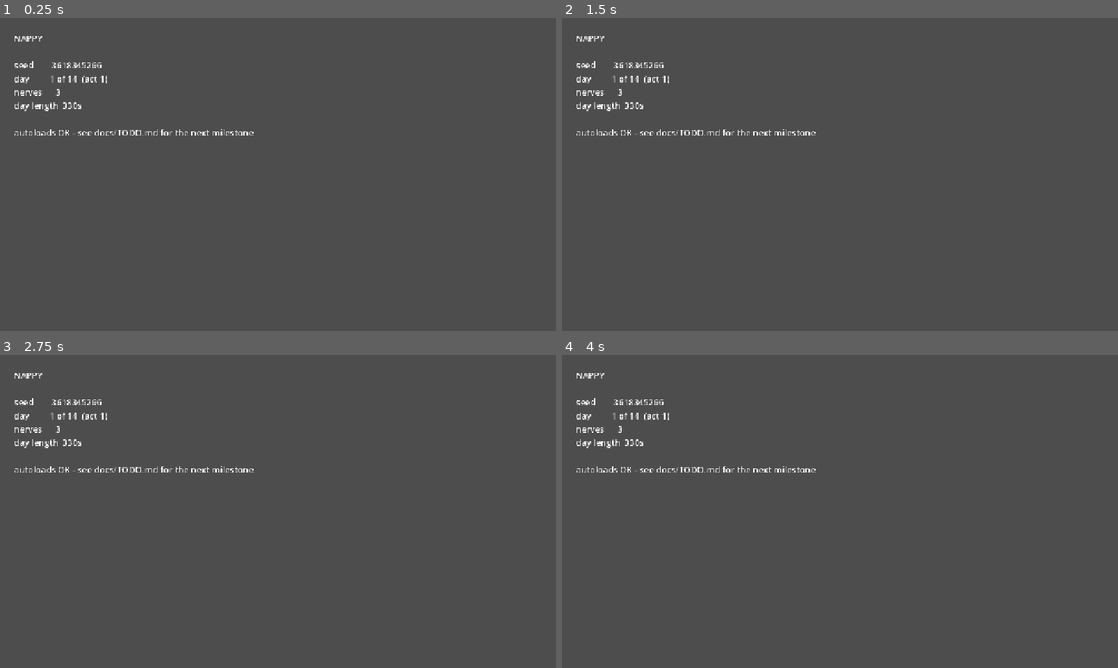
Above: before the commit, frames 1-4 (two rows, left to right).
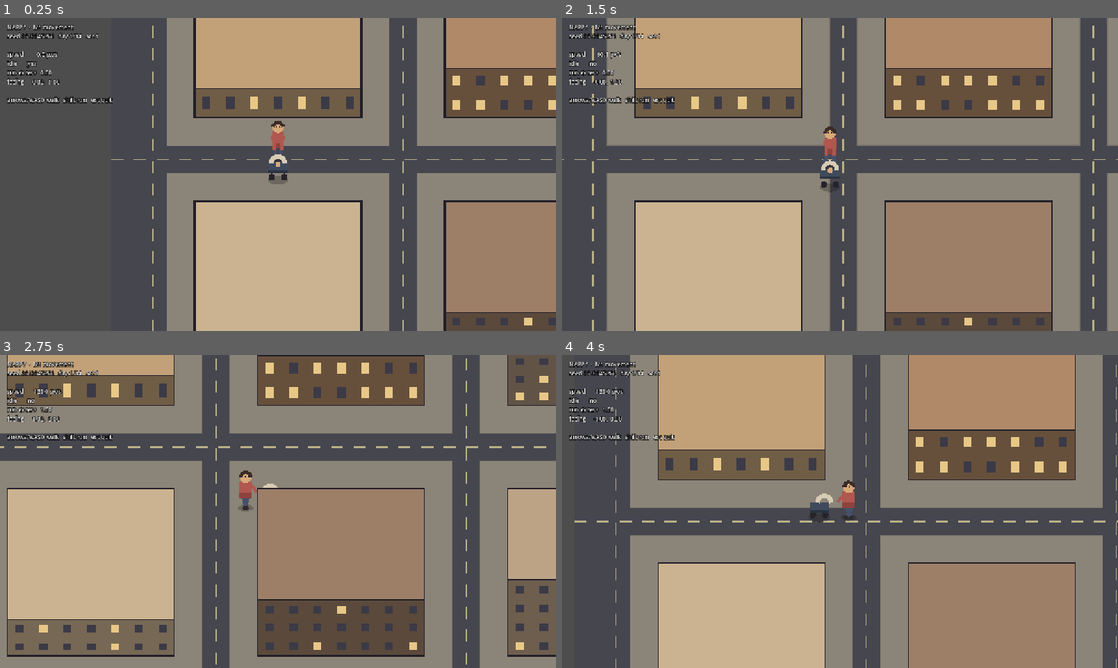
Above: after the commit, the same moments.

Repository: JosuaKrause/nappy
Game: Godot game, scene res://scenes/main.tscn
The game is run twice, just before and just after one commit, with the same random seed, the same clock (stepped at 60 frames per second) and the same inputs.
Inputs:
- Up to frame 1 (0.25 s): no input
- Up to frame 2 (1.5 s): hold Right (move_right) 0.53-1.28 s; hold Shift (run) 0.53-1.28 s; hold Down (move_down) from 1.28 s (still down); tap Shift (run) at 1.35 s
- Up to frame 3 (2.75 s): release Down (move_down) at 2.03 s; hold Right (move_right) from 2.03 s (still down); hold Shift (run) from 2.03 s (still down)
- Up to frame 4 (4 s): release Right (move_right) at 2.78 s; release Shift (run) at 2.78 s; hold Up (move_up) 2.78-3.53 s; tap Shift (run) at 2.85 s; hold Left (move_left) from 3.53 s (still down); hold Shift (run) from 3.53 s (still down)

The runs differ from the first frame. In frame 1, 60% of the frame differs, in the area x 1-100%, y 0-100%; in frame 2, 75%; in frame 3, 76%, in the area x 0-100%, y 0-100%; in frame 4, 74%.

Commit message:
M1: stroller movement, oblique 2.5D rendering, follow camera
Movement is walk/run with acceleration and friction, and exposes exactly the
three queries the baby's meters will need in M2 (is_idle, run_excess_ratio,
current_speed) so the feel can be tuned against the numbers that will drive
the game.

Rendering: the rig's position is the mother's FEET, and everything draws
upward from there, so y-sorting against buildings matches where she actually
stands. The pram is an offset in the facing direction, squashed on Y to sell
the oblique view, and swaps draw order when she faces away from the viewer.

The building projection took a second pass. Extruding a lot-sized footprint
straight up made every roof overhang the sidewalk to its north, so the player
was permanently occluded while walking past — the first screenshot has half a
block faded out by the occlusion-fade workaround. Fitting the mass inside the
lot instead (front wall takes the southern `height` px, roof takes the rest)
removes the problem at the source: streets stay clear, no fade needed, and a
taller building correctly shows more wall and less roof.

- src/player/stroller.gd, scenes/player/stroller.tscn
- src/city/building.gd — extruded lot, lot-wide collision, stable window pattern
- src/palette.gd — Act I colours; later acts tint this in M7
- src/world/debug_world.gd — 3x3 grid using the constants M3's generator will use
- src/dev/auto_screenshot.gd + tools/shot.sh — a headless boot never calls
  _draw(), so visual checks need a windowed run that saves a PNG

Co-Authored-By: Claude Opus 5 <noreply@anthropic.com>
Claude-Session: https://claude.ai/code/session_019UGizjHJZenDseJeEiANZV

Diff:
--- a/scenes/main.tscn
+++ b/scenes/main.tscn
@@ -8,12 +8,12 @@
 [node name="CanvasLayer" type="CanvasLayer" parent="."]
 
 [node name="Status" type="Label" parent="CanvasLayer"]
-anchors_preset = 15
-anchor_right = 1.0
-anchor_bottom = 1.0
-offset_left = 32.0
-offset_top = 32.0
-offset_right = -32.0
-offset_bottom = -32.0
-theme_override_font_sizes/font_size = 20
+offset_left = 16.0
+offset_top = 12.0
+offset_right = 400.0
+offset_bottom = 220.0
+theme_override_colors/font_color = Color(1, 1, 1, 0.85)
+theme_override_colors/font_outline_color = Color(0, 0, 0, 0.9)
+theme_override_constants/outline_size = 5
+theme_override_font_sizes/font_size = 13
 text = "NAPPY"
--- /dev/null
+++ b/scenes/player/stroller.tscn
@@ -0,0 +1,19 @@
+[gd_scene load_steps=3 format=3]
+
+[ext_resource type="Script" path="res://src/player/stroller.gd" id="1_stroller"]
+
+[sub_resource type="CircleShape2D" id="CircleShape2D_body"]
+radius = 14.0
+
+[node name="Stroller" type="CharacterBody2D"]
+y_sort_enabled = true
+motion_mode = 1
+script = ExtResource("1_stroller")
+
+[node name="CollisionShape2D" type="CollisionShape2D" parent="."]
+shape = SubResource("CircleShape2D_body")
+
+[node name="Camera2D" type="Camera2D" parent="."]
+zoom = Vector2(2, 2)
+position_smoothing_enabled = true
+position_smoothing_speed = 6.0
--- /dev/null
+++ b/scenes/world/debug_world.tscn
@@ -0,0 +1,9 @@
+[gd_scene load_steps=2 format=3]
+
+[ext_resource type="Script" path="res://src/world/debug_world.gd" id="1_debug_world"]
+
+[node name="DebugWorld" type="Node2D"]
+script = ExtResource("1_debug_world")
+
+[node name="Entities" type="Node2D" parent="."]
+y_sort_enabled = true
--- /dev/null
+++ b/src/city/building.gd
@@ -0,0 +1,103 @@
+class_name Building
+extends StaticBody2D
+## A 2.5D extruded block.
+##
+## The node origin is the SOUTH edge centre of the lot, so y-sorting against the player
+## uses the same ground plane the collision does. The lot spans local y in [-depth, 0].
+##
+## The building's drawn mass fills exactly its lot: the front wall takes the southern
+## `height` px and the roof takes what is left. That is what an oblique view of a taller
+## building actually looks like — more wall, less roof — and it keeps every extrusion off
+## the street, so the player is never hidden under a roof while walking past one.
+##
+##      lot top ─▶ ┌──────────┐  roof   y = -depth .. -height
+##                 ├──────────┤
+##                 │          │  wall   y = -height .. 0
+##   origin (0,0)  └──────────┘
+
+## Lot size in px: x = width, y = depth (how far north it extends).
+@export var footprint := Vector2(96.0, 96.0):
+	set(value):
+		footprint = value
+		_rebuild()
+
+## Extruded height. Must stay below `footprint.y`, or there is no roof left to draw.
+@export var height := 44.0:
+	set(value):
+		height = value
+		_rebuild()
+
+## Selects the roof colour and the window pattern.
+@export var variant := 0:
+	set(value):
+		variant = value
+		_rebuild()
+
+var _collision: CollisionShape2D
+var _windows: Array[bool] = []
+
+func _ready() -> void:
+	_collision = CollisionShape2D.new()
+	_collision.shape = RectangleShape2D.new()
+	add_child(_collision)
+	_rebuild()
+
+func _rebuild() -> void:
+	if not is_inside_tree():
+		return
+	# Collision is the whole lot, including the strip the roof is drawn over, so the player
+	# can never walk into the space the building's mass occupies on screen.
+	(_collision.shape as RectangleShape2D).size = footprint
+	_collision.position = Vector2(0.0, -footprint.y * 0.5)
+	_build_windows()
+	queue_redraw()
+
+## Depth of the visible roof once the wall has taken its share of the lot.
+func roof_depth() -> float:
+	return maxf(footprint.y - height, 4.0)
+
+## Window lighting is fixed at build time, not rolled per frame, or the city would flicker.
+func _build_windows() -> void:
+	var rng := RandomNumberGenerator.new()
+	rng.seed = hash("%d:%d:%d" % [variant, int(global_position.x), int(global_position.y)])
+	_windows.clear()
+	for i in _window_columns() * _window_rows():
+		_windows.append(rng.randf() < 0.28)
+
+func _window_columns() -> int:
+	return maxi(1, int(footprint.x / 26.0))
+
+func _window_rows() -> int:
+	return maxi(1, int(height / 20.0))
+
+# ------------------------------------------------------------------ drawing ---
+
+func _draw() -> void:
+	var w := footprint.x * 0.5
+	var roof := roof_depth()
+
+	draw_rect(Rect2(Vector2(-w, -height), Vector2(footprint.x, height)),
+			Palette.building_wall(variant))
+	_draw_windows(w)
+	draw_rect(Rect2(Vector2(-w, -height - roof), Vector2(footprint.x, roof)),
+			Palette.building_roof(variant))
+
+	# Outline the roof and the wall separately so the eaves line reads as an edge.
+	draw_rect(Rect2(Vector2(-w, -height - roof), Vector2(footprint.x, roof)),
+			Palette.OUTLINE, false, 1.5)
+	draw_rect(Rect2(Vector2(-w, -height), Vector2(footprint.x, height)),
+			Palette.OUTLINE, false, 1.5)
+
+func _draw_windows(half_width: float) -> void:
+	var cols := _window_columns()
+	var rows := _window_rows()
+	var cell := Vector2(footprint.x / cols, height / rows)
+	var size := Vector2(cell.x * 0.34, cell.y * 0.42)
+	for row in rows:
+		for col in cols:
+			var index := row * cols + col
+			var lit: bool = _windows[index] if index < _windows.size() else false
+			var at := Vector2(
+				-half_width + cell.x * (col + 0.5) - size.x * 0.5,
+				-height + cell.y * (row + 0.5) - size.y * 0.5)
+			draw_rect(Rect2(at, size), Palette.WINDOW_LIT if lit else Palette.WINDOW_DARK)
--- /dev/null
+++ b/src/dev/auto_screenshot.gd
@@ -0,0 +1,45 @@
+class_name AutoScreenshot
+extends Node
+## Dev tool: render a few frames, save the viewport to a PNG, quit.
+##
+## Headless runs never call `_draw()`, so a clean headless boot says nothing about whether
+## the game looks right. This gives a windowed run a way to produce a checkable image.
+##
+##     godot --path . -- --screenshot out.png [--after 60]
+
+const DEFAULT_FRAMES := 60
+
+var _path := ""
+var _frames_to_wait := DEFAULT_FRAMES
+var _frames := 0
+
+## Returns a configured instance, or null if the command line did not ask for a screenshot.
+static func from_command_line() -> AutoScreenshot:
+	var args := OS.get_cmdline_user_args()
+	var index := args.find("--screenshot")
+	if index == -1 or index + 1 >= args.size():
+		return null
+	var node := AutoScreenshot.new()
+	node._path = args[index + 1]
+	var after := args.find("--after")
+	if after != -1 and after + 1 < args.size():
+		node._frames_to_wait = int(args[after + 1])
+	return node
+
+func _process(_delta: float) -> void:
+	_frames += 1
+	if _frames < _frames_to_wait:
+		return
+	set_process(false)
+	_capture()
+
+func _capture() -> void:
+	# The viewport texture is only valid once the frame has actually been drawn.
+	await RenderingServer.frame_post_draw
+	var image := get_viewport().get_texture().get_image()
+	var error := image.save_png(_path)
+	if error != OK:
+		printerr("[AutoScreenshot] could not write %s (error %d)" % [_path, error])
+	else:
+		print("[AutoScreenshot] wrote %s (%dx%d)" % [_path, image.get_width(), image.get_height()])
+	get_tree().quit()
--- a/src/main.gd
+++ b/src/main.gd
@@ -1,23 +1,38 @@
 extends Node2D
-## Boot scene. Replaced by the real world + HUD in M1/M2; for now it verifies that the
-## autoloads load and the balance table is self-consistent.
+## Boot scene. Loads the world and shows a debug readout of the values the baby's meters
+## will consume in M2, so the movement feel can be tuned against real numbers.
+
+const DEBUG_WORLD := preload("res://scenes/world/debug_world.tscn")
 
 @onready var _status: Label = $CanvasLayer/Status
 
+var _player: Stroller
+
 func _ready() -> void:
 	GameState.start_run()
-	var lines := [
-		"NAPPY",
+	var world := DEBUG_WORLD.instantiate()
+	add_child(world)
+	# The world spawns the player, so it only exists after the world's _ready has run.
+	_player = get_tree().get_first_node_in_group("player") as Stroller
+	var screenshot := AutoScreenshot.from_command_line()
+	if screenshot:
+		add_child(screenshot)
+
+func _process(_delta: float) -> void:
+	if not _player:
+		return
+	_status.text = "\n".join([
+		"NAPPY  -  M1 movement",
+		"seed %d   day %d/%d   act %d" % [
+			GameState.run_seed, GameState.day, Tuning.RUN_LENGTH_DAYS, GameState.current_act()],
 		"",
-		"seed        %d" % GameState.run_seed,
-		"day         %d of %d  (act %d)" % [
-			GameState.day, Tuning.RUN_LENGTH_DAYS, GameState.current_act()],
-		"nerves      %d" % GameState.nerves,
-		"day length  %.0fs" % Tuning.day_length(GameState.day),
+		"speed      %6.1f px/s" % _player.current_speed(),
+		"idle       %s" % ("yes" if _player.is_idle() else "no"),
+		"run excess %6.2f" % _player.run_excess_ratio(),
+		"facing     %5.2f, %5.2f" % [_player.facing.x, _player.facing.y],
 		"",
-		"autoloads OK - see docs/TODO.md for the next milestone",
-	]
-	_status.text = "\n".join(lines)
+		"arrows/WASD walk   shift run   esc quit",
+	])
 
 func _unhandled_input(event: InputEvent) -> void:
 	if event.is_action_pressed("pause"):
--- /dev/null
+++ b/src/palette.gd
@@ -0,0 +1,53 @@
+class_name Palette
+extends RefCounted
+## Colours for the procedural 2.5D rendering.
+##
+## Act I is the warm, pleasant baseline. Later acts desaturate and cool this down; that
+## transformation lands in M7 (see docs/NARRATIVE.md) and will be applied as a per-act
+## tint function rather than a second set of constants.
+
+const OUTLINE := Color("221f28")
+
+# ------------------------------------------------------------------ ground ---
+
+const ASPHALT := Color("46464f")
+const ROAD_MARKING := Color("b9b087")
+const SIDEWALK := Color("8b8478")
+const SIDEWALK_SEAM := Color("7a7469")
+const GRASS := Color("6d9159")
+const ALLEY_FLOOR := Color("3c3a42")
+const SQUARE_STONE := Color("9a9184")
+
+# --------------------------------------------------------------- buildings ---
+
+const _ROOFS: Array[Color] = [
+	Color("c2a179"), Color("b08968"), Color("a8907a"),
+	Color("cbb391"), Color("9d7f68"), Color("bda386"),
+]
+
+const WINDOW_DARK := Color("3b3a46")
+const WINDOW_LIT := Color("e8c887")
+
+## Roof colour for a building variant index.
+static func building_roof(variant: int) -> Color:
+	return _ROOFS[posmod(variant, _ROOFS.size())]
+
+## The visible front face is the roof colour in shade.
+static func building_wall(variant: int) -> Color:
+	return building_roof(variant).darkened(0.42)
+
+# ---------------------------------------------------------------- the rig ---
+
+const COAT := Color("b0574f")
+const COAT_SHADE := Color("8e433d")
+const TROUSERS := Color("46506b")
+const SKIN := Color("d9a878")
+const HAIR := Color("3a2b26")
+const SHOE := Color("2f2a2c")
+
+const PRAM_BODY := Color("3f4a5c")
+const PRAM_HOOD := Color("d8ccb4")
+const PRAM_TRIM := Color("2b3341")
+const PRAM_WHEEL := Color("26232a")
+
+const SHADOW := Color(0.0, 0.0, 0.0, 0.22)
--- /dev/null
+++ b/src/player/stroller.gd
@@ -0,0 +1,140 @@
+class_name Stroller
+extends CharacterBody2D
+## The mother-and-pram rig the player drives.
+##
+## `position` is the mother's feet on the ground plane; everything is drawn upward from
+## there so that y-sorting against buildings and props matches where she actually stands.
+## The pram is drawn as an offset in the facing direction, foreshortened on Y to sell the
+## oblique view (docs/CITY.md, "Rendering").
+
+## How far ahead of the mother the pram sits, on the ground plane.
+const PRAM_DISTANCE := 34.0
+## Vertical squash applied to ground-plane offsets, i.e. the obliqueness of the view.
+const OBLIQUE_Y := 0.7
+## Radians per second the rig turns to face a new input direction.
+const FACING_TURN_SPEED := 12.0
+## How far the camera leads the player, in px.
+const CAMERA_LOOK_AHEAD := 46.0
+
+@onready var _camera: Camera2D = $Camera2D
+
+var facing := Vector2.DOWN
+var _walk_phase := 0.0
+
+func _ready() -> void:
+	add_to_group("player")
+
+func _physics_process(delta: float) -> void:
+	var input_dir := Input.get_vector("move_left", "move_right", "move_up", "move_down")
+	var top_speed := Tuning.RUN_SPEED if Input.is_action_pressed("run") else Tuning.WALK_SPEED
+
+	if input_dir != Vector2.ZERO:
+		velocity = velocity.move_toward(input_dir * top_speed, Tuning.ACCELERATION * delta)
+		_turn_toward(input_dir.normalized(), delta)
+	else:
+		velocity = velocity.move_toward(Vector2.ZERO, Tuning.FRICTION * delta)
+
+	move_and_slide()
+
+	# Stride cadence is driven by distance covered, so it stays in step at any speed.
+	_walk_phase = wrapf(_walk_phase + velocity.length() * delta * 0.09, 0.0, TAU)
+	_update_camera(delta)
+	queue_redraw()
+
+func _turn_toward(target: Vector2, delta: float) -> void:
+	var step := FACING_TURN_SPEED * delta
+	var diff := angle_difference(facing.angle(), target.angle())
+	facing = facing.rotated(clampf(diff, -step, step)).normalized()
+
+func _update_camera(delta: float) -> void:
+	var lead := Vector2(facing.x, facing.y * OBLIQUE_Y) * CAMERA_LOOK_AHEAD
+	_camera.offset = _camera.offset.lerp(lead, clampf(delta * 3.0, 0.0, 1.0))
+
+# ------------------------------------------------------------------ queries ---
+# Consumed by Baby (M2) to decide how the meters move.
+
+func current_speed() -> float:
+	return velocity.length()
+
+## True when the rig is close enough to stationary that sleepiness should drain.
+func is_idle() -> bool:
+	return velocity.length() < Tuning.IDLE_SPEED_THRESHOLD
+
+## 0.0 at walking pace or below, 1.0 at a full sprint. Scales excitement from running.
+func run_excess_ratio() -> float:
+	var excess := velocity.length() - Tuning.WALK_SPEED
+	if excess <= 0.0:
+		return 0.0
+	return clampf(excess / (Tuning.RUN_SPEED - Tuning.WALK_SPEED), 0.0, 1.0)
+
+# ------------------------------------------------------------------ drawing ---
+
+func _draw() -> void:
+	var gait := clampf(velocity.length() / Tuning.WALK_SPEED, 0.0, 1.6)
+	var bob := sin(_walk_phase * 2.0) * 1.4 * gait
+	var pram_offset := Vector2(facing.x, facing.y * OBLIQUE_Y) * PRAM_DISTANCE
+
+	# Shadows belong to the ground plane, so they always go underneath both figures.
+	_draw_shadow(Vector2.ZERO, 9.0)
+	_draw_shadow(pram_offset, 12.0)
+
+	# Facing away from the viewer puts the pram further up the screen, i.e. behind her.
+	if facing.y < 0.0:
+		_draw_pram(pram_offset, bob)
+		_draw_mother(Vector2.ZERO, bob, gait)
+	else:
+		_draw_mother(Vector2.ZERO, bob, gait)
+		_draw_pram(pram_offset, bob)
+
+func _draw_shadow(at: Vector2, radius: float) -> void:
+	draw_set_transform(at, 0.0, Vector2(1.0, 0.42))
+	draw_circle(Vector2.ZERO, radius, Palette.SHADOW)
+	draw_set_transform(Vector2.ZERO, 0.0, Vector2.ONE)
+
+func _draw_mother(base: Vector2, bob: float, gait: float) -> void:
+	var o := base + Vector2(0.0, bob)
+	var stride := sin(_walk_phase * 2.0) * 4.0 * gait
+
+	# Legs swing in opposition; the feet stay pinned to the ground plane at base.y.
+	draw_line(o + Vector2(-3.0, -14.0), base + Vector2(-3.0 + stride, 0.0), Palette.TROUSERS, 4.5)
+	draw_line(o + Vector2(3.0, -14.0), base + Vector2(3.0 - stride, 0.0), Palette.TROUSERS, 4.5)
+	draw_circle(base + Vector2(-3.0 + stride, 0.0), 2.4, Palette.SHOE)
+	draw_circle(base + Vector2(3.0 - stride, 0.0), 2.4, Palette.SHOE)
+
+	# Coat.
+	draw_rect(Rect2(o + Vector2(-7.0, -32.0), Vector2(14.0, 19.0)), Palette.COAT)
+	draw_rect(Rect2(o + Vector2(-7.0, -19.0), Vector2(14.0, 6.0)), Palette.COAT_SHADE)
+
+	# Arms reach toward the pram handle.
+	var reach := Vector2(facing.x, facing.y * OBLIQUE_Y).normalized() * 9.0
+	draw_line(o + Vector2(-6.0, -28.0), o + Vector2(-4.0, -20.0) + reach, Palette.COAT, 3.5)
+	draw_line(o + Vector2(6.0, -28.0), o + Vector2(4.0, -20.0) + reach, Palette.COAT, 3.5)
+
+	# Head, then hair from whichever side we are looking at.
+	var head := o + Vector2(0.0, -37.0)
+	draw_circle(head, 6.5, Palette.SKIN)
+	if facing.y < 0.0:
+		draw_circle(head, 6.5, Palette.HAIR)
+	else:
+		draw_arc(head, 5.6, PI, TAU, 12, Palette.HAIR, 4.0)
+		var eye := 1.6 * signf(facing.x) if absf(facing.x) > 0.3 else 0.0
+		draw_circle(head + Vector2(-2.2 + eye, -0.5), 0.9, Palette.OUTLINE)
+		draw_circle(head + Vector2(2.2 + eye, -0.5), 0.9, Palette.OUTLINE)
+
+func _draw_pram(base: Vector2, bob: float) -> void:
+	var o := base + Vector2(0.0, bob)
+
+	draw_circle(base + Vector2(-7.0, -3.5), 3.8, Palette.PRAM_WHEEL)
+	draw_circle(base + Vector2(7.0, -3.5), 3.8, Palette.PRAM_WHEEL)
+
+	# Basket.
+	draw_rect(Rect2(o + Vector2(-11.0, -20.0), Vector2(22.0, 12.0)), Palette.PRAM_BODY)
+	draw_rect(Rect2(o + Vector2(-11.0, -11.0), Vector2(22.0, 3.0)), Palette.PRAM_TRIM)
+
+	# The hood sits at the head end, which is the end away from the direction of travel.
+	var hood_x := -6.0 * signf(facing.x) if absf(facing.x) > 0.25 else 0.0
+	draw_arc(o + Vector2(hood_x, -19.0), 8.0, PI, TAU, 14, Palette.PRAM_HOOD, 5.0)
+
+	# Facing the viewer, you can see into the pram.
+	if facing.y > 0.2:
+		draw_circle(o + Vector2(hood_x, -18.0), 3.2, Palette.SKIN)
--- /dev/null
+++ b/src/world/debug_world.gd
@@ -0,0 +1,78 @@
+extends Node2D
+## Scaffold world for M1: a hand-built 3x3 street grid to prove out movement, the oblique
+## rendering and y-sorting. M3 replaces this wholesale with the seeded CityGenerator; the
+## block geometry here deliberately matches the constants that generator will use.
+
+const GRID := Vector2i(3, 3)
+
+@onready var _entities: Node2D = $Entities
+
+var _block_px: float
+var _street_px: float
+var _period: float
+
+func _ready() -> void:
+	_block_px = Tuning.BLOCK_SIZE * Tuning.TILE_SIZE
+	_street_px = Tuning.STREET_WIDTH * Tuning.TILE_SIZE
+	_period = _block_px + _street_px
+	_spawn_buildings()
+	_spawn_player()
+	queue_redraw()
+
+func _spawn_buildings() -> void:
+	var variant := 0
+	for by in GRID.y:
+		for bx in GRID.x:
+			var origin := _block_origin(Vector2i(bx, by))
+			var building := Building.new()
+			# Origin is the south edge centre of the footprint (see building.gd).
+			building.position = origin + Vector2(_block_px * 0.5, _block_px)
+			building.footprint = Vector2(_block_px, _block_px)
+			# Varied heights, all comfortably under the lot depth so a roof always shows.
+			building.height = 34.0 + float((variant * 23) % 62)
+			building.variant = variant
+			_entities.add_child(building)
+			variant += 1
+
+func _spawn_player() -> void:
+	var player := preload("res://scenes/player/stroller.tscn").instantiate()
+	# Start on the street south of the first block.
+	player.position = _block_origin(Vector2i(0, 0)) + Vector2(_block_px * 0.5, _block_px + _street_px * 0.5)
+	_entities.add_child(player)
+
+func _block_origin(block: Vector2i) -> Vector2:
+	return Vector2(_street_px + block.x * _period, _street_px + block.y * _period)
+
+# ------------------------------------------------------------------ drawing ---
+# Ground only. Drawn by this node itself so it sits behind the y-sorted Entities child.
+
+func _draw() -> void:
+	var extent := Vector2(GRID) * _period + Vector2.ONE * _street_px
+	draw_rect(Rect2(Vector2.ZERO, extent), Palette.ASPHALT)
+	_draw_road_markings(extent)
+
+	# Sidewalks: each block plus a one-tile kerb all the way round.
+	var kerb := float(Tuning.TILE_SIZE)
+	for by in GRID.y:
+		for bx in GRID.x:
+			var origin := _block_origin(Vector2i(bx, by))
+			var rect := Rect2(origin - Vector2.ONE * kerb,
+					Vector2.ONE * (_block_px + kerb * 2.0))
+			draw_rect(rect, Palette.SIDEWALK)
+			draw_rect(rect, Palette.SIDEWALK_SEAM, false, 1.0)
+
+func _draw_road_markings(extent: Vector2) -> void:
+	var dash := 14.0
+	var gap := 12.0
+	for i in GRID.x + 1:
+		var x := _street_px * 0.5 + i * _period
+		var y := 0.0
+		while y < extent.y:
+			draw_line(Vector2(x, y), Vector2(x, minf(y + dash, extent.y)), Palette.ROAD_MARKING, 2.0)
+			y += dash + gap
+	for i in GRID.y + 1:
+		var y2 := _street_px * 0.5 + i * _period
+		var x2 := 0.0
+		while x2 < extent.x:
+			draw_line(Vector2(x2, y2), Vector2(minf(x2 + dash, extent.x), y2), Palette.ROAD_MARKING, 2.0)
+			x2 += dash + gap
Not shown, added: src/city/building.gd.uid
Not shown, added: src/dev/auto_screenshot.gd.uid
Not shown, added: src/palette.gd.uid
Not shown, added: src/player/stroller.gd.uid
Not shown, added: src/world/debug_world.gd.uid
Not shown, changed: docs/ARCHITECTURE.md
Not shown, changed: docs/TODO.md
Not shown, added: tools/shot.sh
